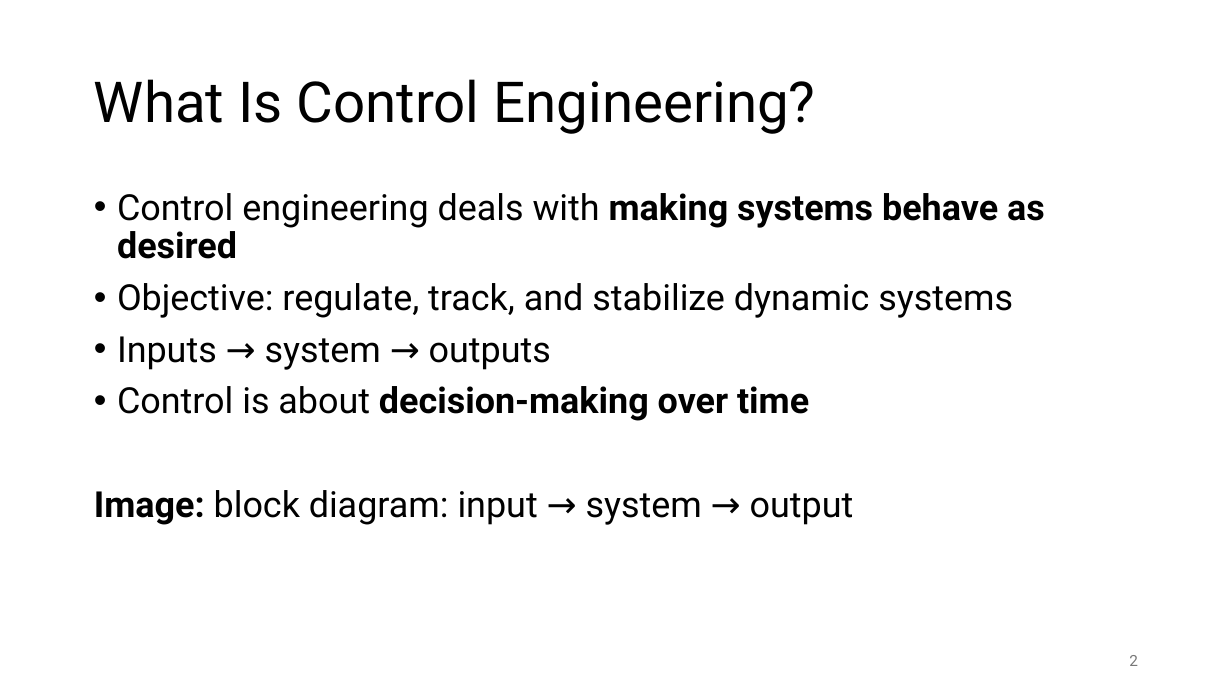
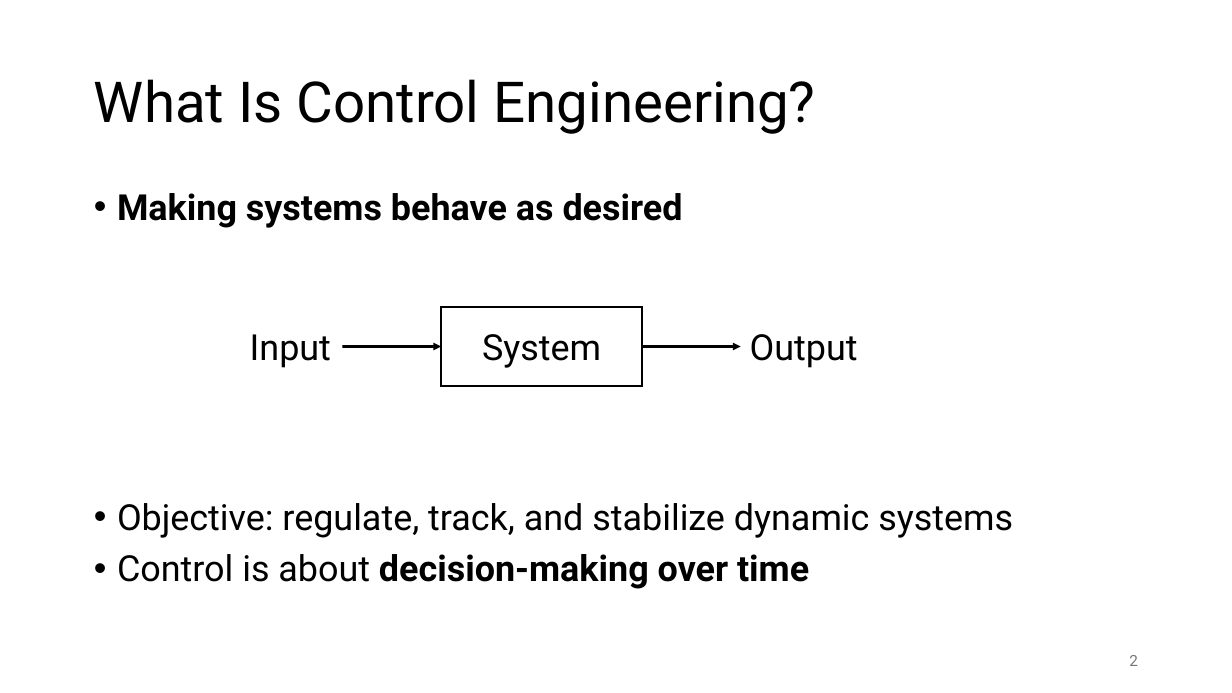
Before and after one commit to FelixWick/control_engineering, a slide deck: slide 2 of slides/0_intro.pptx. Drawn at 1232x693 pixels with LibreOffice and Linux fonts; fonts in the diff are those of the drawing. Boxes give left, top, right and bottom in pixels: in the first picture for what was removed or moved away, otherwise in the second. Text is boxed around its words. In the diff, an @@ line names an element or a change of style, - is before the commit and + after.

```diff
--- a/slides/0_intro.pptx
+++ b/slides/0_intro.pptx
@@ text at <box>117,193,683,228</box>: text changed @@
-• Control engineering deals with making systems behave as desired
+• Making systems behave as desired
@@ rectangle added at <box>442,307,642,385</box>, outline #000000 1.5 pt, 28 pt, text #000000 @@
+System
@@ text at <box>117,336,551,370</box>: paragraph removed @@
-• Inputs → system → outputs
@@ text added at <box>250,334,331,368</box>, 28 pt, text #000000 @@
+Input
@@ arrow added from (343, 347) to (442, 347), #000000 2 pt @@
@@ arrow added from (642, 347) to (741, 347), #000000 2 pt @@
@@ text added at <box>750,334,858,368</box>, 28 pt, text #000000 @@
+Output
@@ text at <box>94,490,854,525</box>: paragraph removed @@
-Image: block diagram: input → system → output
```
Also in this commit, not shown: 7 other slides changed, 2 slides added, 1 other file.
